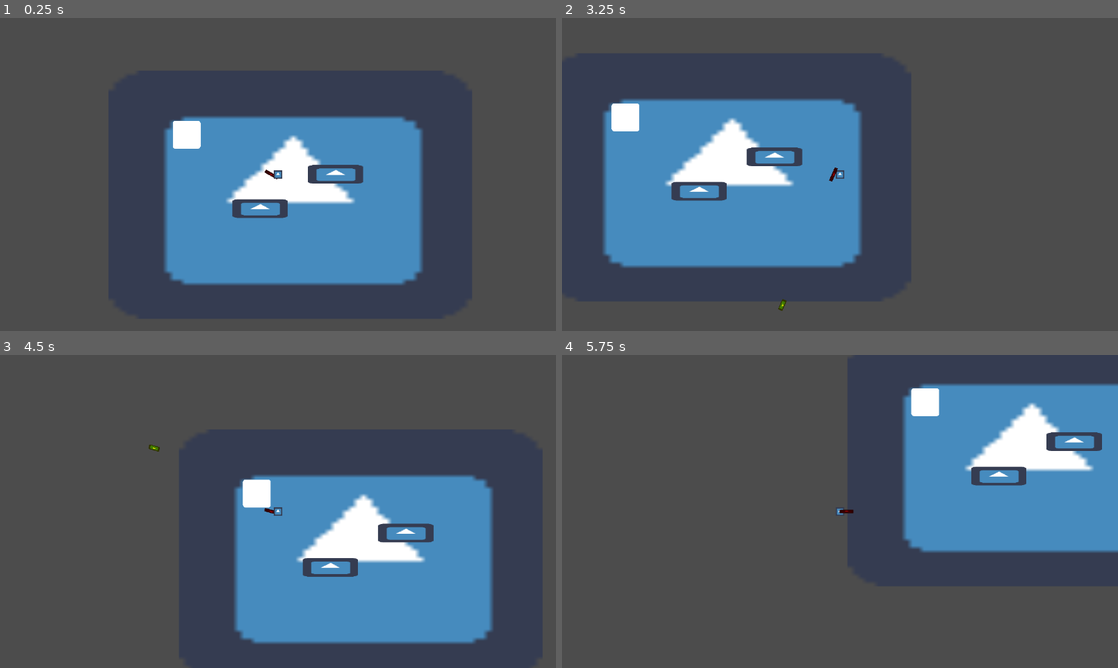
Above: before the commit, frames 1-4 (two rows, left to right).
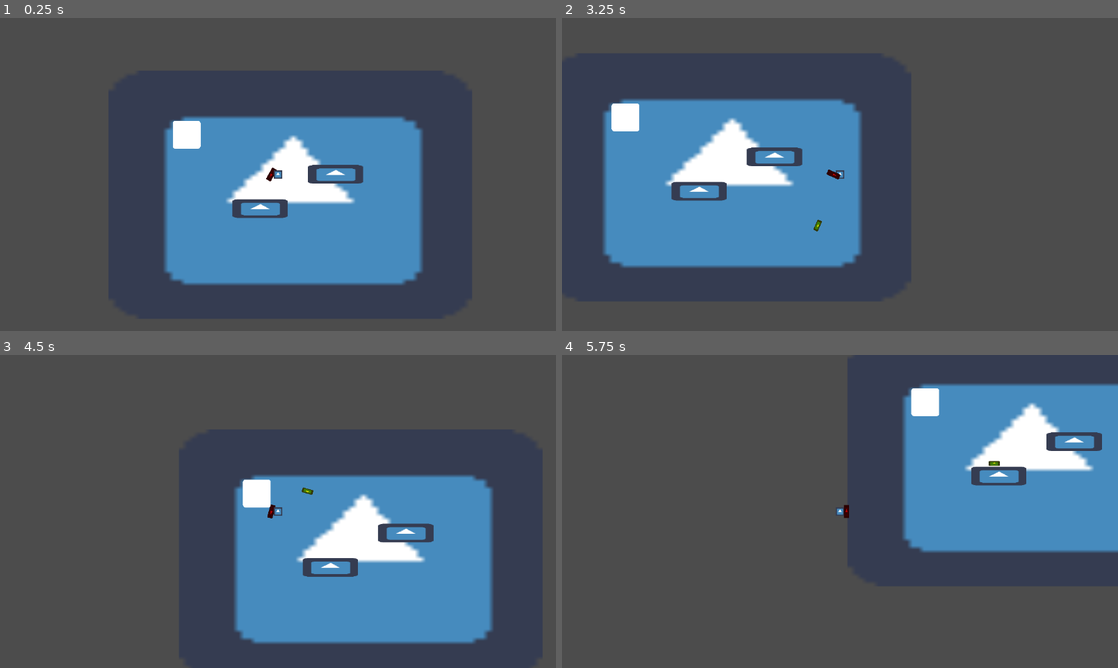
Above: after the commit, the same moments.

Repository: kjanuska/Independent-Study-Game
Game: Godot game, scene res://Scenes/Main.tscn
Same seed, same stepped clock (60 frames per second), same inputs: the game is played once before the commit and once after it. The engine's default icon, where the game draws it, is replaced by a stand-in: a white triangle on a blue panel in a dark square.
Inputs (mouse positions are in pixels of both pictures, inside the frame that each line leads up to):
- Up to frame 1 (0.25 s): no input
- Up to frame 2 (3.25 s): tap Enter at 0.5 s; move the mouse to (962, 158) at 0.52 s; hold D (ui_right) 0.53-1.28 s; hold Right mouse button (shoot) 0.53-1.28 s; click (962, 158) at 0.6 s; tap Space (space) at 1.25 s; move the mouse to (728, 190) at 1.27 s; hold S (ui_down) 1.28-2.03 s; right-click (728, 190) at 1.35 s; tap E (Interact, bound only after the commit) at 1.55 s; move the mouse to (895, 105) at 2.02 s; hold D (ui_right) 2.03-2.78 s; hold E (Interact, bound only after the commit) 2.03-2.78 s; click (895, 105) at 2.3 s; move the mouse to (812, 237) at 2.77 s; hold W (ui_up) from 2.78 s (still down); click (812, 237) at 2.85 s; right-click (812, 237) at 3.05 s
- Up to frame 3 (4.5 s): move the mouse to (444, 558) at 3.52 s; release W (ui_up) at 3.53 s; hold Right mouse button (shoot) 3.53-4.28 s; hold A (ui_left) from 3.53 s (still down); tap E (Interact, bound only after the commit) at 3.8 s; move the mouse to (111, 464) at 4.27 s; tap Space (space) at 4.35 s
- Up to frame 4 (5.75 s): click (673, 464) at 4.55 s; move the mouse to (867, 511) at 5.02 s; release A (ui_left) at 5.03 s; hold S (ui_down) from 5.03 s (still down); hold E (Interact, bound only after the commit) from 5.03 s (still down); right-click (867, 511) at 5.3 s

The runs differ from the first frame. In frame 1, less than 0.1% of the frame differs, in the area x 47-50%, y 47-53%; in frame 2, 0.1%, in the area x 38-51%, y 47-94%; in frame 3, 0.1%; in frame 4, less than 0.1%.
Error before the commit: Attempt to call function 'queue_free' in base 'previously freed instance' on a null instance. (res://Scripts/Player.gd:153)

Commit message:
weapon pick up and bow shot
two types of bow shots - regular and fast (hold button to shoot fast)
go over white square and press "e" to pick up gun

Diff:
--- a/Scenes/Bow/Bow.tscn
+++ b/Scenes/Bow/Bow.tscn
@@ -6,7 +6,7 @@
 [node name="Bow" type="Sprite"]
 modulate = Color( 0.780392, 0.0117647, 0.0117647, 1 )
 position = Vector2( -0.0497189, -0.0994396 )
-scale = Vector2( 0.513673, 0.120571 )
+scale = Vector2( 0.193673, 0.480571 )
 texture = ExtResource( 1 )
 script = ExtResource( 2 )
 
--- a/Scenes/PickupWeapon.tscn
+++ b/Scenes/PickupWeapon.tscn
@@ -17,3 +17,4 @@
 texture = ExtResource( 2 )
 
 [connection signal="body_entered" from="." to="." method="_on_Area2D_body_entered"]
+[connection signal="body_exited" from="." to="." method="_on_Area2D_body_exited"]
--- a/Scripts/Arrow.gd
+++ b/Scripts/Arrow.gd
@@ -1,6 +1,6 @@
 extends Area2D
 
-var SPEED = 3000
+var speed = 1000
 
 var direction = Vector2()
 
@@ -9,8 +9,11 @@
 	$".".set_z_index(-2)
 
 func _physics_process(delta):
-	position.x += direction.x * SPEED * delta
-	position.y += direction.y * SPEED * delta
+	position.x += direction.x * speed * delta
+	position.y += direction.y * speed * delta
+
+func set_speed(speed_value):
+	speed = speed_value
 
 func _on_VisibilityNotifier2D_screen_exited():
 	queue_free()
--- a/Scripts/Bullet.gd
+++ b/Scripts/Bullet.gd
@@ -1,6 +1,6 @@
 extends Area2D
 
-var SPEED = 3000
+var speed = 3000
 
 var direction = Vector2()
 
@@ -9,8 +9,11 @@
 	$".".set_z_index(-2)
 
 func _physics_process(delta):
-	position.x += direction.x * SPEED * delta
-	position.y += direction.y * SPEED * delta
+	position.x += direction.x * speed * delta
+	position.y += direction.y * speed * delta
+
+func set_speed(speed_value):
+	speed = speed_value
 
 func _on_VisibilityNotifier2D_screen_exited():
 	queue_free()
--- a/Scripts/PickupWeapon.gd
+++ b/Scripts/PickupWeapon.gd
@@ -1,12 +1,21 @@
 extends Area2D
 
-export var weapon = 11
+export var weapon_id = 11
 
 var player
-
+var is_colliding = false
 func _ready():
 	player = get_tree().get_root().get_node("Main").get_node("Player")
 
 func _on_Area2D_body_entered(body):
 	if body.get_name() == "Player":
-		player.equip(weapon)
+		is_colliding =  true
+
+func _on_Area2D_body_exited(body):
+	if body.get_name() == "Player":
+		is_colliding =  false
+
+func _input(event):
+	if Input.is_action_pressed("Interact") && is_colliding:
+		player.pickup(weapon_id)
+		queue_free()
--- a/Scripts/Player.gd
+++ b/Scripts/Player.gd
@@ -44,6 +44,7 @@
 var equipped_ranged_id = 10
 var equipped_ranged
 var equipped_ammo
+var ammo_speed
 
 #angle from character to mouse
 var mouse_rotation
@@ -108,18 +109,17 @@
 	if Input.is_action_pressed("shoot"):
 #		only equip ranged if currently equipped melee
 		if current_weapon == melee:
-			current_weapon = ranged
 			equip(equipped_ranged_id)
 		count += 1
 		if equipped_ranged == bow_load:
 			if count >= 80:
 				$Charged.popup()
 		else:
-			shoot_weapon(equipped_ammo)
+			shoot_weapon(equipped_ammo, ammo_speed)
 			count = 0
 
 	if Input.is_action_just_released("shoot") && equipped_ranged == bow_load:
-		shoot_charged(equipped_ammo)
+		shoot_charged()
 
 	if Input.is_action_just_pressed("melee"):
 #		only equip melee if currently equipped ranged
@@ -129,12 +129,20 @@
 		if melee_attack_cooldown.is_stopped():
 			melee_attack()
 
+func pickup(id):
+	if current_weapon == melee:
+		melee.queue_free()
+	else:
+		ranged.queue_free()
+	equip(id)
+
 func equip(id):
 	if id < 10:
 		match id:
 			0:
 				equipped_melee = sword_load
-		if ranged != null:
+				equipped_melee_id = 0
+		if is_instance_valid(ranged):
 			ranged.queue_free()
 		melee = equipped_melee.instance()
 		player.add_child(melee)
@@ -145,11 +153,14 @@
 		match id:
 			10:
 				equipped_ranged = bow_load
+				equipped_ranged_id = 10
 				equipped_ammo = arrow_load
 			11:
 				equipped_ranged = gun_load
+				equipped_ranged_id = 11
 				equipped_ammo = bullet_load
-		if melee != null:
+				ammo_speed = 3000
+		if is_instance_valid(melee):
 			melee.queue_free()
 		ranged = equipped_ranged.instance()
 		player.add_child(ranged)
@@ -157,7 +168,7 @@
 		shot_cooldown = ranged.get_node("ShotCooldown")
 		current_weapon = ranged
 
-func shoot_weapon(ammo_load):
+func shoot_weapon(ammo_load, speed):
 	if shot_cooldown.is_stopped():
 		var projectile = ammo_load.instance()
 		var projectile_rotation = mouse_rotation
@@ -166,19 +177,23 @@
 		player.add_child(projectile)
 		var direction_vector = (get_global_mouse_position() - self.get_position()).normalized()
 		projectile.direction = direction_vector
+		projectile.set_speed(speed)
 		shot_cooldown.start()
 
-func shoot_charged(ammo_load):
+func shoot_charged():
 	if count >= 80:
+		ammo_speed = 3000
 		$Charged.hide()
+		shoot_weapon(equipped_ammo, ammo_speed)
 		count = 0
 	elif count < 80:
-		print("short shot")
-		shoot_weapon(ammo_load)
+		ammo_speed = 1000
+		shoot_weapon(equipped_ammo, ammo_speed)
 		count = 0
 
 func melee_attack():
 	print("attack")
+
 	melee_attack_cooldown.start()
 
 func set_weapon_rotation():
--- a/project.godot
+++ b/project.godot
@@ -68,6 +68,11 @@
 "events": [ Object(InputEventMouseButton,"resource_local_to_scene":false,"resource_name":"","device":-1,"alt":false,"sh …(213 unchanged characters)…
  ]
 }
+Interact={
+"deadzone": 0.5,
+"events": [ Object(InputEventKey,"resource_local_to_scene":false,"resource_name":"","device":0,"alt":false,"shift":false,"control":false,"meta":false,"command":false,"pressed":false,"scancode":69,"unicode":0,"echo":false,"script":null)
+ ]
+}
 
 [rendering]
 
